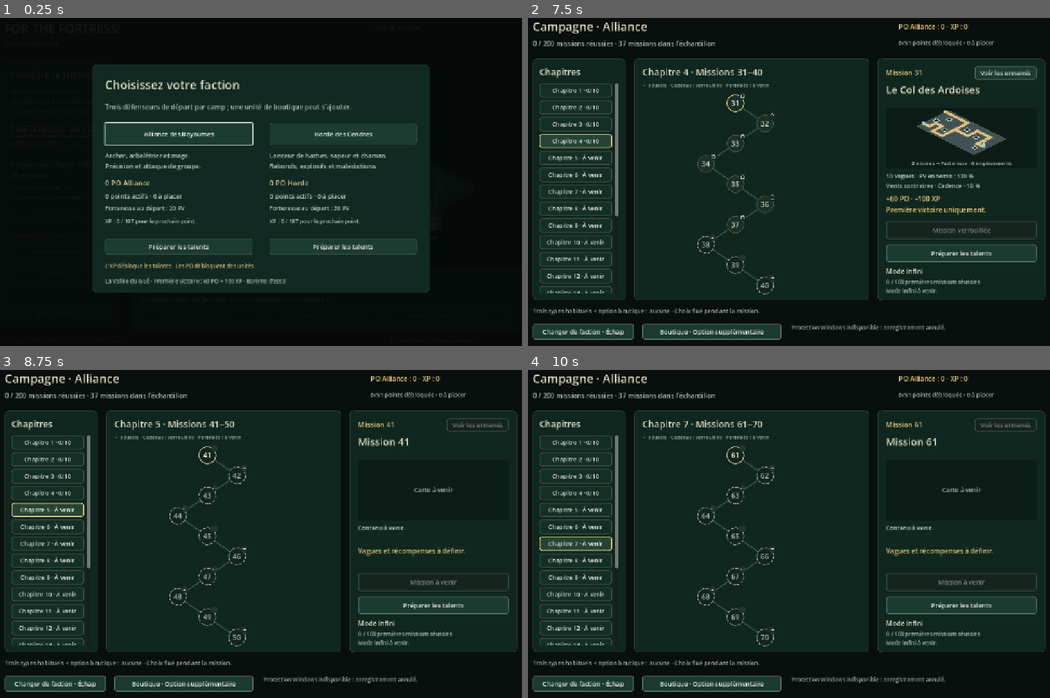
Above: before the commit, frames 1-4 (two rows, left to right).
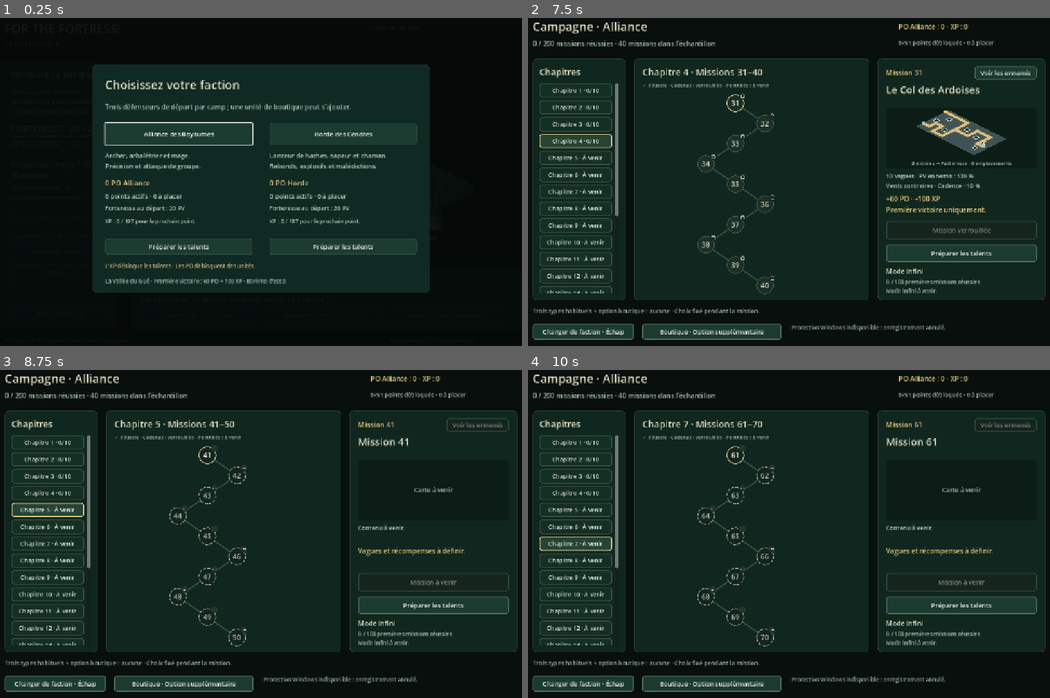
Above: after the commit, the same moments.

Repository: tomy1up/For-The-Fortress
Game: Godot game, scene res://scenes/main.tscn
The game is run twice, just before and just after one commit, with the same random seed, the same clock (stepped at 60 frames per second) and the same inputs.
Inputs:
- Up to frame 1 (0.25 s): no input
- Up to frame 2 (7.5 s): click "Alliance des Royaumes" at 0.5 s; click "Jouer la mission 1" at 1.25 s; click "Jouer la mission 1" at 2 s; click "Horde des Cendres" at 2.75 s; click "Préparer les talents" at 3.5 s; click "Préparer les talents" at 4.25 s; click "Chapitre 1 · 0/10" at 5 s; click "Chapitre 2 · 0/10" at 5.75 s; click "Chapitre 3 · 0/10" at 6.5 s; click "Chapitre 4 · 0/10" at 7.25 s
- Up to frame 3 (8.75 s): click "Chapitre 5 · À venir" at 8 s
- Up to frame 4 (10 s): click "Chapitre 6 · À venir" at 8.75 s; click "Chapitre 7 · À venir" at 9.5 s

The runs differ from the first frame. In frame 2, 0.1% of the frame differs, in the area x 17-48%, y 6-85%; in frame 3, less than 0.1%; in frame 4, less than 0.1%.

Commit message:
release: finish chapter four and verify milestone persistence in v0.159

Diff:
--- a/prototype/project.godot
+++ b/prototype/project.godot
@@ -3,7 +3,7 @@
 
 [application]
 config/name="For the Fortress! — La Vallée du Gué"
-config/version="0.158"
+config/version="0.159"
 run/main_scene="res://scenes/main.tscn"
 config/features=PackedStringArray("4.7", "GL Compatibility")
 
--- a/prototype/scripts/campaign_catalogue.gd
+++ b/prototype/scripts/campaign_catalogue.gd
@@ -24,7 +24,7 @@
 		var titles: Array[String] = ["La Vallée du Gué","Le Bois du Gué","Les Hauts du Gué","Les Détours du Gué","La Clairière du Gué","Le Défilé du Gué","Les Lacets du Gué","Le Sentier du Gué","Les Abords du Gué","Les Remparts du Gué"]
 		result.merge({"title":titles[(number-1)%10],"available":true,"map_id":maps[(number-1)%10],"hp_percent":99+number,"po":60,"xp":100,"waves":10},true)
 		if number > 10: result.wave_set_id = "ford_banks"
-	elif number <= 37:
+	elif number <= 40:
 		var maps: Array[String] = ["slate_pass","slate_ridges","slate_scree","slate_ravine","slate_gates","slate_crossing","slate_laces","slate_cirque","slate_high_passages","slate_bastion"]
 		var titles: Array[String] = ["Le Col des Ardoises","Les Crêtes des Ardoises","Les Éboulis des Ardoises","Le Ravin des …(182 unchanged characters)…
 		result.merge({"title":titles[(number-21)%10],"available":true,"map_id":maps[(number-21)%10],"hp_percent":99+number,"po":60,"xp":100,"waves":10},true)
--- a/prototype/scripts/main.gd
+++ b/prototype/scripts/main.gd
@@ -776,10 +776,10 @@
 	var mountain_number := 21
 	if variant.begins_with("ridges"): mountain_number = 22
 	if variant.begins_with("mountain"):
-		mountain_number = clampi(variant.trim_prefix("mountain").trim_suffix("play").to_int(),23,37)
+		mountain_number = clampi(variant.trim_prefix("mountain").trim_suffix("play").trim_suffix("completed").to_int(),23,40)
 	if (variant.begins_with("terrain") and variant.trim_prefix("terrain").is_valid_int()) or mountain_preview:
 		var target := mountain_number if mountain_preview else clampi(int(variant.trim_prefix("terrain")),2,10)
-		for number in range(1,target):
+		for number in range(1,target+1 if mountain_preview and variant.ends_with("completed") else target):
 			var entry: Dictionary = CampaignCatalogue.definition(number)
 			var id: int = meta_profile.begin_mission(camp,entry.id,entry.po,entry.waves,entry.xp)
 			var credited: bool = meta_profile.credit_mission(id,camp,entry.waves,true)
--- a/prototype/scripts/valley_model.gd
+++ b/prototype/scripts/valley_model.gd
@@ -191,7 +191,7 @@
 	action_history.append(entry)
 
 static func valid_enemy_hp_percent(value: Variant) -> bool:
-	return (value is int or value is float) and is_finite(float(value)) and value == floorf(float(value)) and value >= 100 and value <= 136
+	return (value is int or value is float) and is_finite(float(value)) and value == floorf(float(value)) and value >= 100 and value <= 139
 
 func configure_combat_affix(value: Variant) -> bool:
 	if not value is Dictionary or not action_history.is_empty() or phase != "preparation" or wave != 1 or gold != INITIAL_GOLD: return false
--- a/prototype/tests/test_campaign_preview.gd
+++ b/prototype/tests/test_campaign_preview.gd
@@ -37,7 +37,7 @@
 		screen.refresh();screen._select(1)
 		check(screen.terrain_preview.definition.id == "ford_woods" and not screen.start_button.disabled,"La même carte devient jouable après le succès requis")
 		before = JSON.stringify(p.data)
-		screen._chapter(4);screen._select(7)
+		screen._chapter(5);screen._select(0)
 		check(screen.terrain_preview.definition.is_empty() and screen.terrain_preview.geometry().is_empty() and screen.start_button.disabled,"Un contenu à venir n’emprunte pas le terrain du Gué ni celui précédemment consulté")
 		screen._chapter(20);screen._select(9)
 		check(screen.terrain_preview.geometry().is_empty() and JSON.stringify(p.data) == before,"Les chapitres futurs restent sans terrain inventé et sans effet sur les acquis")
--- a/prototype/tests/test_campaign_progress.gd
+++ b/prototype/tests/test_campaign_progress.gd
@@ -15,8 +15,8 @@
 		var id: String = Catalogue.id_for(number);var definition: Dictionary = Catalogue.definition(number)
 		check(not ids.has(id) and Catalogue.number_for(id) == number,"Identifiant de mission unique et stable sur les deux cents positions")
 		ids[id] = true
-		if number > 37: check(not definition.available and not definition.has("po") and not definition.has("xp") and Catalogue.runtime(id).is_empty(),"Contenu absent non jouable, sans récompense inventée")
-	check(Catalogue.available_count() == 37 and Catalogue.runtime("campaign.001") == {"id":"campaign.001","po":60,"xp":100,"waves":10,"map_id":"valley_ford","hp_percent":100},"La mission du Gué et ses gains de référence restent inchangés")
+		if number > 40: check(not definition.available and not definition.has("po") and not definition.has("xp") and Catalogue.runtime(id).is_empty(),"Contenu absent non jouable, sans récompense inventée")
+	check(Catalogue.available_count() == 40 and Catalogue.runtime("campaign.001") == {"id":"campaign.001","po":60,"xp":100,"waves":10,"map_id":"valley_ford","hp_percent":100},"La mission du Gué et ses gains de référence restent inchangés")
 	for invalid in ["campaign.1","campaign.000","campaign.201","campaign.+001","campaign.0001","campaign.001.extra",null,1]: check(Catalogue.number_for(invalid) == 0,"Identifiant non canonique refusé")
 	for number in [0,-1,201]: check(Catalogue.definition(number).is_empty() and Catalogue.id_for(number).is_empty(),"Position hors parcours refusée")
 	for pair in [[1,1],[10,1],[11,2],[20,2],[21,3],[100,10],[101,11],[200,20]]: check(Catalogue.definition(pair[0]).chapter == pair[1],"Dix missions par chapitre aux frontières du parcours")
--- a/prototype/tests/test_campaign_sample.gd
+++ b/prototype/tests/test_campaign_sample.gd
@@ -36,7 +36,7 @@
 				check(is_equal_approx(scaled.hp,base.hp*percent/100.0) and scaled.hp == scaled.max_hp,"Les PV initiaux et maximum appliquent exactement le pourcentage demandé")
 				for key in ["speed","reward","fortress_damage","identity_id","origin"]: check(scaled[key] == base[key],"Vitesse, gains, dégâts à la forteresse et identité de faction inchangés")
 	var m = Model.new()
-	for invalid in [0,99,137,100.5,true,"101",null,INF]: check(not m.configure_enemy_hp(invalid) and m.enemy_hp_percent == 100,"Réglage absent, non entier ou hors de l’échantillon refusé sans effet")
+	for invalid in [0,99,140,100.5,true,"101",null,INF]: check(not m.configure_enemy_hp(invalid) and m.enemy_hp_percent == 100,"Réglage absent, non entier ou hors de l’échantillon refusé sans effet")
 	check(m.configure_enemy_hp(101) and m.select_faction(0) and not m.configure_enemy_hp(102),"Le pourcentage est configuré avant le départ puis figé")
 	m.start();m.advance(0)
 	check(not m.enemies.is_empty() and m.enemies[0].max_hp == Model.scaled_enemy_hp(m.enemies[0].type,101),"Le moteur applique les PV réglés aux apparitions réelles")
@@ -68,7 +68,7 @@
 			if number > 1:
 				var bad: Dictionary = reports[0].duplicate(true);bad.enemy_hp_percent = 100
 				check(not Replay.verify(bad).ok,"Un rapport dont le pourcentage a été falsifié est rejeté")
-				bad.enemy_hp_percent = 137;check(not Replay.verify(bad).ok,"Un rapport ne peut pas imposer une difficulté non prise en charge")
+				bad.enemy_hp_percent = 140;check(not Replay.verify(bad).ok,"Un rapport ne peut pas imposer une difficulté non prise en charge")
 				bad.erase("enemy_hp_percent");check(not Replay.verify(bad).ok,"Supprimer les règles de PV du rapport ne permet pas un rejeu incohérent")
 		var scene = Main.new();root.add_child(scene);scene.set_process(false)
 		var p = Profile.new("");scene.meta_profile = p;scene._open_campaign(faction)
--- a/prototype/tests/test_campaign_states.gd
+++ b/prototype/tests/test_campaign_states.gd
@@ -25,7 +25,7 @@
 			if chapter == 3:
 				check(menu.nodes.all(func(node): return node.state=="locked"),"Les dix missions du chapitre 3 attendent les réussites préalables")
 			if chapter == 4:
-				check(menu.nodes.slice(0,7).all(func(node):return node.state=="locked") and menu.nodes.slice(7).all(func(node):return node.state=="future"),"Sept missions verrouillées et trois missions à venir au chapitre 4")
+				check(menu.nodes.all(func(node):return node.state=="locked"),"Les dix missions du chapitre 4 attendent les réussites préalables")
 			if chapter > 4:
 				check(menu.chapter_buttons[chapter-1].text.contains("À venir"),"Un chapitre sans contenu jouable ne prétend pas être prêt")
 				for node in menu.nodes: check(node.state == "future" and not node.locked,"Les nœuds d’un chapitre futur restent consultables, sans faux cadenas de progression")
--- a/prototype/tests/test_chapter_one.gd
+++ b/prototype/tests/test_chapter_one.gd
@@ -48,7 +48,7 @@
 			var scaled: Dictionary = Model.make_enemy(0,type,0,0,entry.hp_percent)
 			check(is_equal_approx(scaled.max_hp,base.hp*entry.hp_percent/100.0),"PV exacts sans arrondi prématuré")
 			for key in ["speed","reward","fortress_damage","identity_id"]: check(scaled[key] == base[key],"Le changement de mission ne gonfle ni vitesse, ni récompense, ni dégâts à la forteresse")
-	check(not Catalogue.definition(38).available and Catalogue.runtime("campaign.038").is_empty(),"La mission 38 reste à venir, sans contenu annoncé comme jouable")
+	check(not Catalogue.definition(41).available and Catalogue.runtime("campaign.041").is_empty(),"La mission 41 reste à venir, sans contenu annoncé comme jouable")
 	for faction in range(2):
 		for number in range(4,11):
 			var entry: Dictionary = Catalogue.definition(number);var reports: Array = []
--- a/prototype/tests/test_headwinds.gd
+++ b/prototype/tests/test_headwinds.gd
@@ -57,12 +57,13 @@
 			check(Report.markdown(report).contains("−10 %"),"Rapport lisible avec le dosage de l'affixe")
 			report.combat_affix.cadence_percent = "90"
 			check(not Replay.verify(report).ok,"Rapport contenant un affixe invalide refusé")
-	for case in [[0,31],[1,31],[0,32],[1,32],[0,33],[1,33],[0,34],[1,34],[0,35],[1,35],[0,36],[1,36],[0,37],[1,37]]:
+	for case in [[0,31],[1,31],[0,32],[1,32],[0,33],[1,33],[0,34],[1,34],[0,35],[1,35],[0,36],[1,36],[0,37],[1,37],[0,38],[1,38],[0,39],[1,39],[0,40],[1,40]]:
 		var camp: int = case[0]
 		var mission: int = case[1]
 		var game := Main.new()
 		root.add_child(game);game.set_process(false)
-		var profile := Profile.new("")
+		var profile_path: String = "user://test_headwinds_final_%d_%d.json" % [Time.get_ticks_usec(),camp] if mission==40 else ""
+		var profile := Profile.new(profile_path)
 		game.meta_profile = profile
 		game._open_campaign(camp,4)
 		game.campaign_menu._select(mission-31)
@@ -75,7 +76,7 @@
 		var tree: int = Talents.coordinates(first).x
 		for index in [first,first,first,first,first,Talents.index_for(tree,1)]:
 			check(profile.allocate(camp,index),"Talents de départ financés par les missions préalables")
-		var priority: Array = [5,7,9,16,18] if camp==1 and mission==35 else []
+		var priority: Array = [5,7,9,16,18] if camp==1 and mission in [35,39,40] else []
 		priority.append_array(range(21))
 		while Model.MetaTalents.spent(profile.data.banks[camp].ranks)<profile.data.banks[camp].points:
 			var allocated := false
@@ -100,24 +101,17 @@
 		if mission==32: types = [0,0,2] if camp==0 else [4,4,3]
 		if mission==36: types = [1,1,0] if camp==0 else [4,4,3]
 		if camp==1 and mission==37: types = [4,4,3]
+		if camp==0 and mission in [38,39,40]: types = [1,1,0]
+		if camp==1 and mission==40: types = [3,5,4]
 		var slots := [3,4,2]
 		if camp==1 and mission==35: slots = [4,3,2]
 		if mission==37: slots = [4,3,2]
-		var army_slots: Array = slots.duplicate()
-		if camp==1 and mission==32: army_slots.append(0)
-		check(model.buy(slots[0],types[0]) and model.buy(slots[1],types[1]),"Défense initiale dans le budget normal")
-		for wave in range(1,11):
-			if wave==2: model.upgrade(slots[0])
-			if wave>=2 and model.defenders[slots[2]].is_empty(): model.buy(slots[2],types[2])
-			if camp==1 and mission==32 and wave>=3 and model.defenders[0].is_empty(): model.buy(0,3)
-			if wave>=5:
-				for slot in army_slots:
-					if not model.defenders[slot].is_empty(): model.upgrade(slot,0 if model.defenders[slot].level==3 else -1)
-			check(model.start(),"Départ d'une vague sous Vents contraires")
-			model.advance(10000)
-			if model.phase=="defeat": break
-			if model.phase=="bonus": model.choose_bonus(model.bonus_offer[0])
-			if wave<10: model.prepare_next_wave()
+		if mission==38: slots = [2,3,4] if camp==0 else [4,3,2]
+		if camp==1 and mission==40: slots = [4,3,2]
+		var extra: Array = [[0,3,3]] if camp==1 and mission==32 else []
+		if camp==1 and mission==40: extra = [[0,3,3]]
+		var seed_value: int = 42 if camp==1 and mission==39 else 7
+		play_policy(model,types,slots,extra,seed_value)
 		check(model.phase=="victory","Victoire avec les ressources et talents normalement accessibles")
 		var spent := 0
 		for action in model.action_history:
@@ -134,11 +128,49 @@
 		if model.phase=="victory":
 			game._show_run_summary();game._summary_to_campaign()
 			check(game.choosing_faction and game.campaign_menu.visible,"Retour réel au parcours après le bilan")
+			if mission==40:
+				var status: Dictionary = profile.campaign_status(camp)
+				check(status.chapters.slice(0,4).all(func(count):return count==10) and status.first_hundred==40 and not status.infinite_eligible,"Quatre chapitres terminés sans déblocage anticipé de l'infini")
+				check(game.campaign_menu.nodes.all(func(node):return node.state=="completed") and game.campaign_menu.start_button.text=="Rejouer sans nouveau gain","La fin du contenu propose le rejeu sans faux gain")
+				game.campaign_menu._chapter(5)
+				check(game.campaign_menu.nodes.all(func(node):return node.state=="future") and game.campaign_menu.start_button.disabled,"Le chapitre suivant reste clairement à venir")
+				game.campaign_menu._chapter(4);game.campaign_menu._select(9);game.campaign_menu._launch()
+				check(game.model.gold==150 and game.model.bonuses.is_empty() and game.model.combat_affix==AFFIX,"Rejouer la finale repart avec les règles normales de la mission")
+				play_policy(game.model,types,slots,extra,seed_value)
+				check(game.model.phase=="victory","La mission finale peut être remportée une seconde fois")
+				game._sync_meta_rewards(true)
+				check(profile.data.banks[camp].xp==4000 and profile.data.banks[camp].resource==2400 and profile.data.banks[camp].points==20,"Le rejeu de fin de chapitre ne permet de farmer ni PO ni XP ni points")
+				Profile.Codec.cache.clear()
+				var reopened := Profile.new(profile_path)
+				check(not reopened.blocked and reopened.campaign_status(camp).completed==40 and reopened.data.banks[camp].xp==4000 and reopened.data.banks[camp].resource==2400 and reopened.data.banks[camp].points==20 and reopened.campaign_status(1-camp).completed==0,"Fin des quatre chapitres et gains relus depuis la sauvegarde isolée")
+				game._show_run_summary();game._summary_to_campaign()
 			game.campaign_menu._chapter(3);game.campaign_menu._select(0);game.campaign_menu._launch()
 			check(not game.choosing_faction and game.mission_definition.id=="campaign.021" and game.model.combat_affix.is_empty() and not game.affix_label.visible,"Rejouer une mission antérieure ne conserve aucun vent ni son annonce")
 			var candidate := {"type":camp*3,"level":1,"branch":-1}
 			var actual: Dictionary = game.model.get_stats(0,-1,candidate)
 			check(is_equal_approx(actual.interval,Model.ROSTER[camp*3].interval),"La cadence d'origine est restaurée sans modifier les talents")
 		game.free()
+		if not profile_path.is_empty():
+			for suffix in ["",".bak",".tmp"]:
+				if FileAccess.file_exists(profile_path+suffix): DirAccess.remove_absolute(profile_path+suffix)
 	print("HEADWINDS_TESTS checks=%d failures=%d" % [checks,failures])
 	quit(1 if failures else 0)
+
+func play_policy(model: RefCounted, types: Array, slots: Array, extra: Array, seed_value: int = 7) -> void:
+	model.rng.seed = seed_value
+	var army_slots: Array = slots.duplicate()
+	for recruit in extra: army_slots.append(recruit[0])
+	check(model.buy(slots[0],types[0]) and model.buy(slots[1],types[1]),"Défense initiale dans le budget normal")
+	for wave in range(1,11):
+		if wave==2: model.upgrade(slots[0])
+		if wave>=2 and model.defenders[slots[2]].is_empty(): model.buy(slots[2],types[2])
+		for recruit in extra:
+			if wave>=recruit[2] and model.defenders[recruit[0]].is_empty(): model.buy(recruit[0],recruit[1])
+		if wave>=5:
+			for slot in army_slots:
+				if not model.defenders[slot].is_empty(): model.upgrade(slot,0 if model.defenders[slot].level==3 else -1)
+		check(model.start(),"Départ d'une vague sous Vents contraires")
+		model.advance(10000)
+		if model.phase=="defeat": break
+		if model.phase=="bonus": model.choose_bonus(model.bonus_offer[0])
+		if wave<10: model.prepare_next_wave()
--- a/prototype/tests/test_mission_scout.gd
+++ b/prototype/tests/test_mission_scout.gd
@@ -75,7 +75,7 @@
 			check(JSON.stringify(profile.data)==before,"Lire les rencontres ne modifie aucune progression")
 			await escape()
 			check(menu.visible and not scout.visible and not menu.overlay_blocked and root.gui_get_focus_owner()==menu.scout_button,"Échap revient au bouton d’origine sans quitter le parcours")
-		menu._chapter(4);menu._select(7);check(menu.scout_button.disabled,"Les missions futures n’inventent pas de rencontres")
+		menu._chapter(5);menu._select(0);check(menu.scout_button.disabled,"Les missions futures n’inventent pas de rencontres")
 		menu._scout();check(not scout.visible,"Le contenu futur ne s’ouvre pas")
 		menu._chapter(1);menu._scout();menu.close();check(not scout.visible and scout.entries.is_empty(),"Quitter le parcours efface la consultation")
 		menu.open(profile,1-camp);check(not scout.visible and not menu.overlay_blocked,"Aucune ancienne faction ne reste affichée après changement")
--- a/prototype/tools/survey_campaign_sample.gd
+++ b/prototype/tools/survey_campaign_sample.gd
@@ -14,6 +14,7 @@
 var specialisation_branch := 0
 var combat_affix_override: Variant = null # Comparaison contrôlée, jamais lu par une mission jouée.
 var prefer_major_path := false
+var bonus_priority: Array[int] = [] # Préférence de comparaison, jamais une offre ajoutée au jeu.
 
 static func source_hashes() -> Dictionary:
 	var result: Dictionary = {}
@@ -82,7 +83,13 @@
 		if not m.start(): error = "Départ de vague refusé.";return {}
 		while m.active: m.advance(step)
 		if m.phase == "defeat": break
-		if m.phase == "bonus" and not m.choose_bonus(m.bonus_offer[0]): error = "Choix de bonus refusé.";return {}
+		if m.phase == "bonus":
+			var chosen: int = m.bonus_offer[0]
+			for preferred in bonus_priority:
+				if preferred in m.bonus_offer:
+					chosen = preferred
+					break
+			if not m.choose_bonus(chosen): error = "Choix de bonus refusé.";return {}
 		if wave < 10 and not m.prepare_next_wave(): error = "Préparation refusée.";return {}
 	var paid: int = 0
 	for action in m.action_history:
--- a/prototype/tools/survey_headwinds_campaign.gd
+++ b/prototype/tools/survey_headwinds_campaign.gd
@@ -20,6 +20,14 @@
 		elif argument=="--smoke": smoke = true
 		elif argument=="--branch=1": specialisation_branch = 1
 		elif argument=="--major-path": prefer_major_path = true
+		elif argument.begins_with("--bonus-priority="):
+			bonus_priority.clear()
+			for code in argument.trim_prefix("--bonus-priority=").split(","):
+				var index := -1
+				for candidate in range(Model.Campaign.BONUSES.size()):
+					if Model.Campaign.BONUSES[candidate].code==code: index = candidate;break
+				if index<0 or index in bonus_priority: _abort("Préférence de bonus invalide.");return
+				bonus_priority.append(index)
 		elif argument.begins_with("--recruit-slot="):
 			var text := argument.trim_prefix("--recruit-slot=")
 			if not text.is_valid_int(): _abort("Emplacement de renfort invalide.");return
@@ -56,7 +64,7 @@
 							if row.is_empty(): _abort(error);return
 							rows.append(row)
 		print("HEADWINDS_SURVEY_PROGRESS=",rows.size())
-	var document := {"profile_loaded":false,"game_version":str( …(483 unchanged characters)… uits":extra,"bonus_choice":"first_offer","all_earned_points":true,"smoke":smoke,"reports_replayed":smoke},"results":rows}
+	var document := {"profile_loaded":false,"game_version":str( …(483 unchanged characters)… uits":extra,"bonus_choice":"first_offer" if bonus_priority.is_empty() else "first_available_in_priority","bonus_priority":bonus_priority.map(func(index):return Model.Campaign.BONUSES[index].code),"all_earned_points":true,"smoke":smoke,"reports_replayed":smoke},"results":rows}
 	var file := FileAccess.open(output,FileAccess.WRITE)
 	if file==null: _abort("Destination inaccessible.");return
 	file.store_string(JSON.stringify(document));file.close()
Not shown, changed: prototype/distribution/LIRE_MOI.txt
Not shown, changed: prototype/export_presets.cfg
Not shown, changed: design/Biomes_cumul_2026-10-31.md
Not shown, added: design/Missions_038_040_Vents_contraires.md
Not shown, changed: design/essais/Protocole_vents_contraires.md
Not shown, added: design/essais/v0159_release_notes.md
Not shown, changed: prototype/Exporter_Windows.ps1
